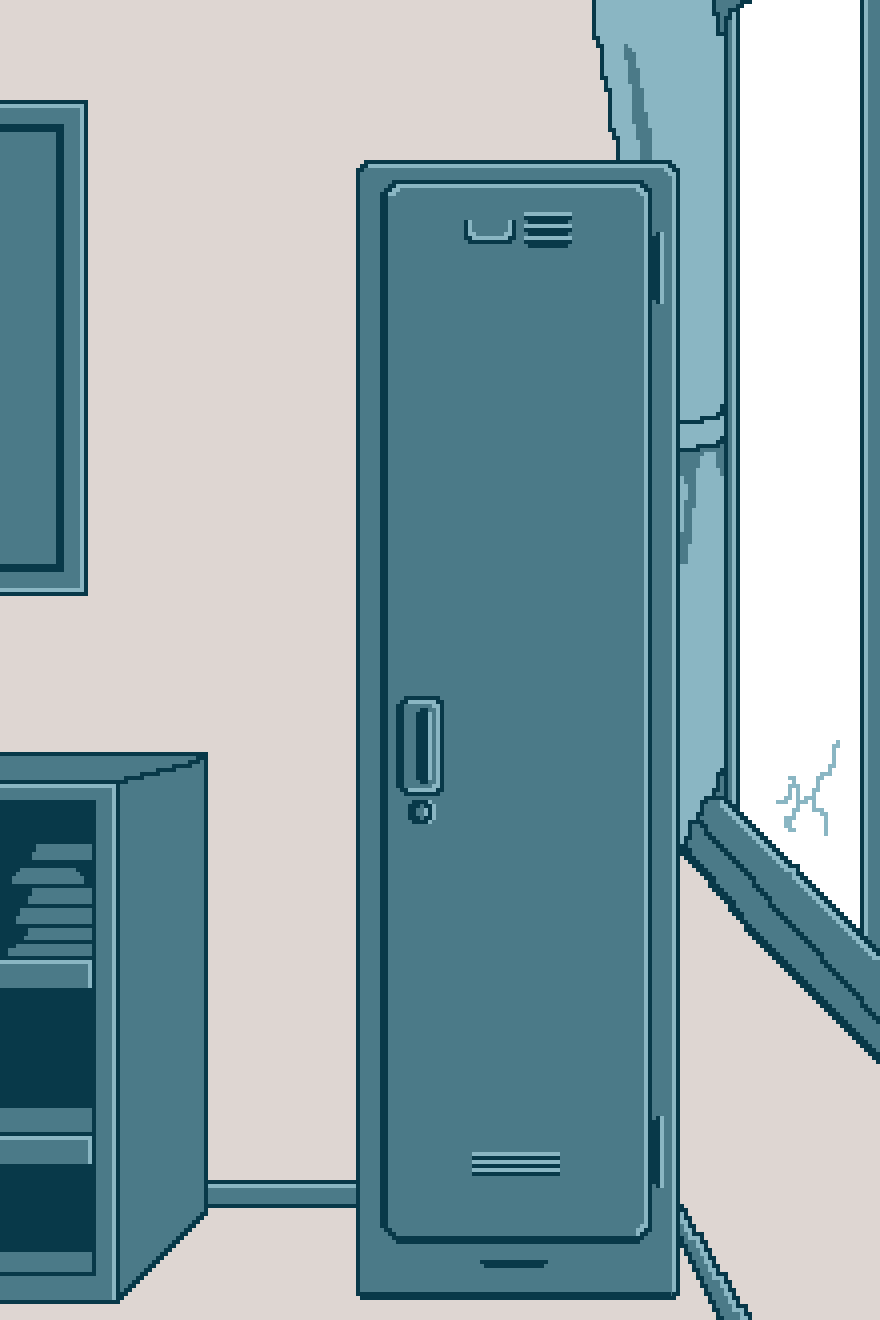
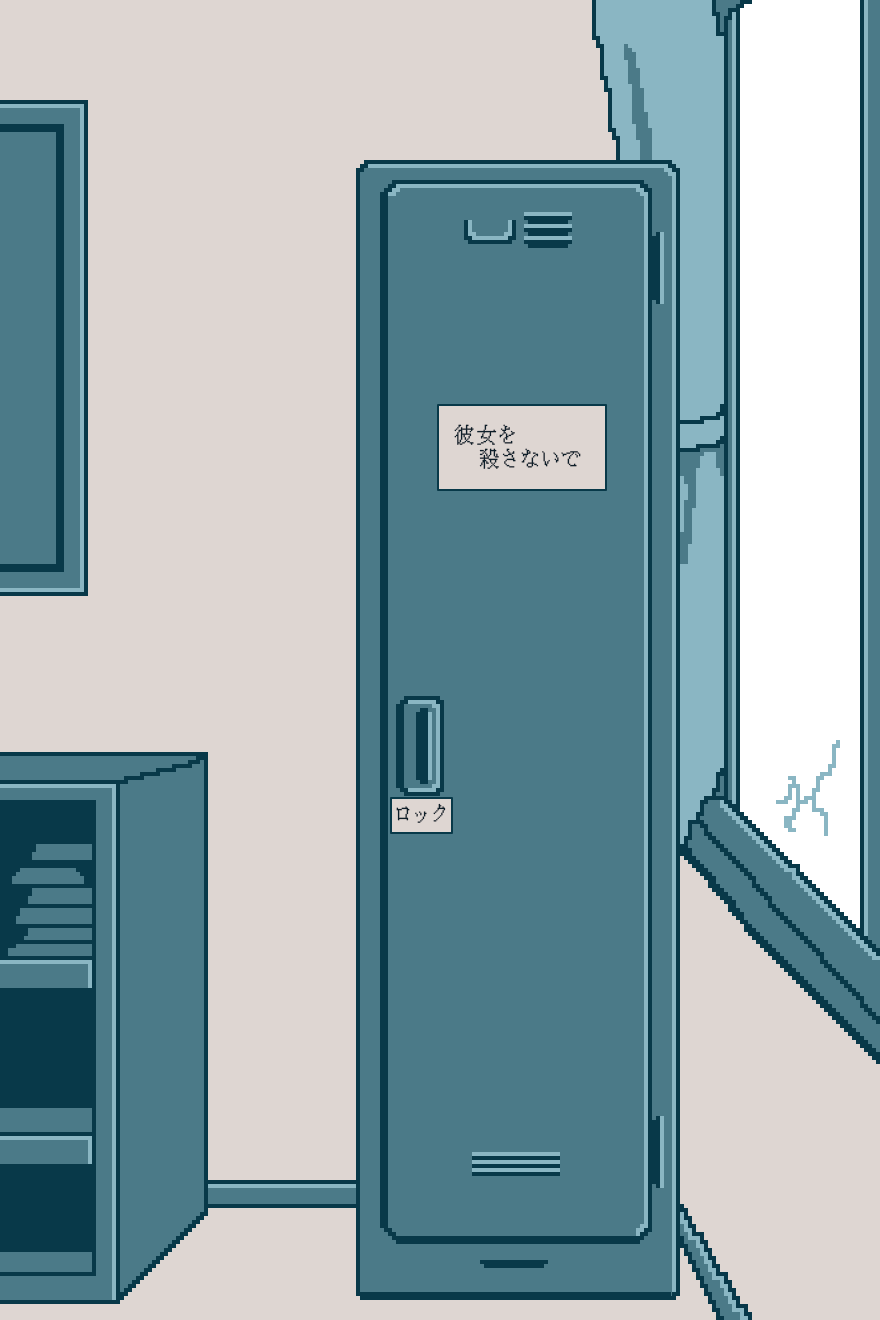
The second (880, 1320) image is a revision of the first. Changes to its layers:
added group "メモ" with 2 layers above "鍵" over [437, 404, 607, 491]
added layer "彼女を 殺さないで" in group "メモ" over [454, 424, 581, 469]
added layer "長方形 1" in group "メモ" over [437, 404, 607, 491]
added group "鍵" with 2 layers above "Rocker" over [390, 797, 453, 834]
added layer "ロック" in group "鍵" over [396, 803, 446, 823]
added layer "長方形 2" in group "鍵" over [390, 797, 453, 834]